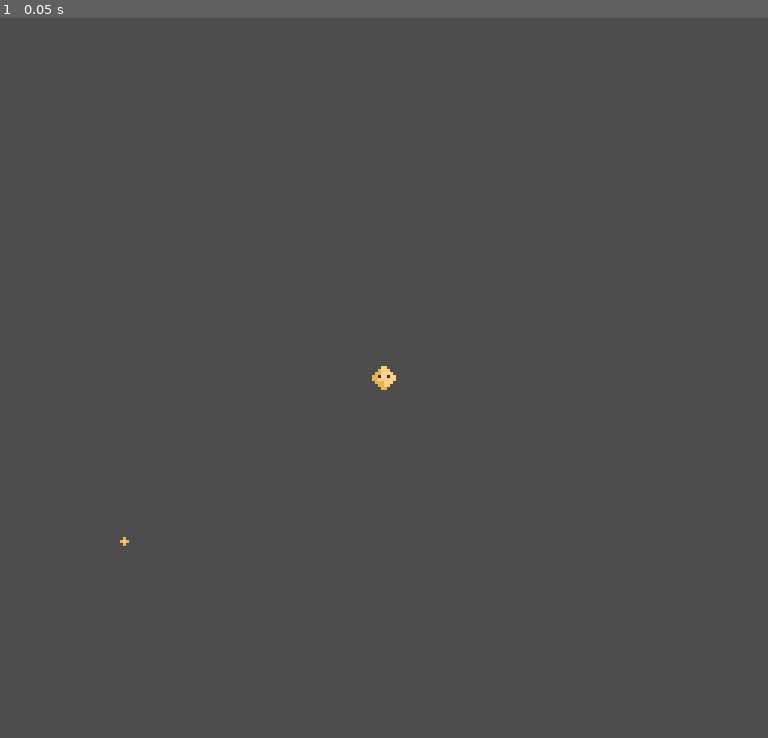
Above: before the commit, frame 1.
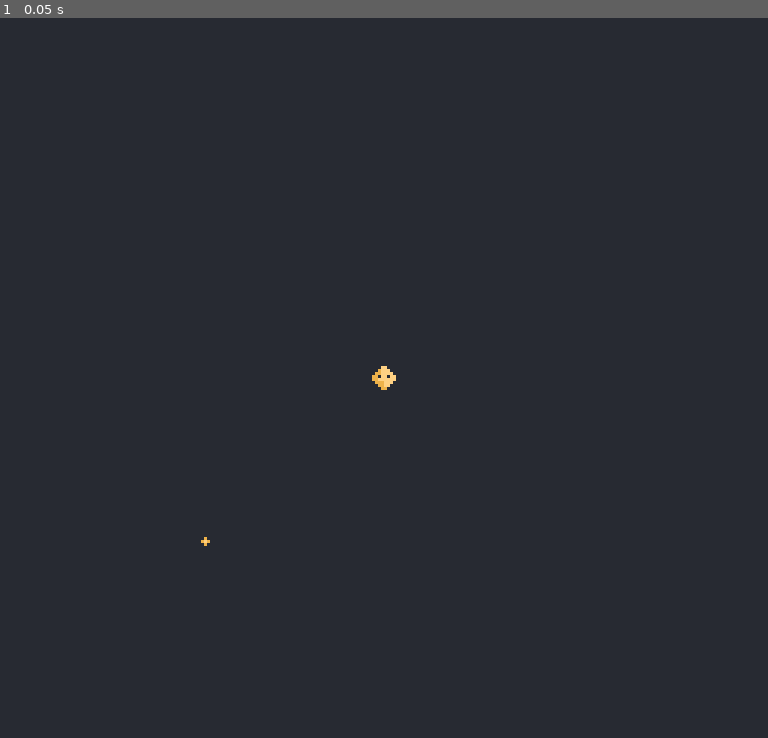
Above: after the commit, the same moment.

Repository: sym-z/melon-jam-24
Game: Godot game, scene res://scenes/main_menu.tscn
Two runs of this game, one before a commit and one after it. Both use one fixed random seed, a clock stepped at 60 frames per second and the inputs below.
Inputs:
- Up to frame 1 (0.05 s): no input

The runs differ from the first frame. In frame 1, 100% of the frame differs, in the area x 0-100%, y 0-100%.

Commit message:
end of day 1

Diff:
--- a/melon-jam/scenes/mass.tscn
+++ b/melon-jam/scenes/mass.tscn
@@ -7,6 +7,8 @@
 [ext_resource type="Texture2D" uid="uid://dwmqawwhmpeeq" path="res://sprites/pluto.png" id="5_rindv"]
 [ext_resource type="Texture2D" uid="uid://vvo4f48xjpnq" path="res://sprites/mercury.png" id="6_jtapb"]
 [ext_resource type="Texture2D" uid="uid://cuf8yjaipa7pv" path="res://sprites/mars.png" id="7_pnpt6"]
+[ext_resource type="Texture2D" uid="uid://clhd8qrow2py7" path="res://sprites/venus.png" id="8_1lykk"]
+[ext_resource type="Texture2D" uid="uid://curwqoyyp2mlo" path="res://sprites/earth.png" id="9_u74dr"]
 
 [sub_resource type="SpriteFrames" id="SpriteFrames_i6hfm"]
 animations = [{
@@ -28,6 +30,12 @@
 }, {
 "duration": 1.0,
 "texture": ExtResource("7_pnpt6")
+}, {
+"duration": 1.0,
+"texture": ExtResource("8_1lykk")
+}, {
+"duration": 1.0,
+"texture": ExtResource("9_u74dr")
 }],
 "loop": false,
 "name": &"default",
--- a/melon-jam/scenes/player.tscn
+++ b/melon-jam/scenes/player.tscn
@@ -7,6 +7,8 @@
 [ext_resource type="Texture2D" uid="uid://dwmqawwhmpeeq" path="res://sprites/pluto.png" id="5_hwauj"]
 [ext_resource type="Texture2D" uid="uid://vvo4f48xjpnq" path="res://sprites/mercury.png" id="6_euky4"]
 [ext_resource type="Texture2D" uid="uid://cuf8yjaipa7pv" path="res://sprites/mars.png" id="7_wj7y4"]
+[ext_resource type="Texture2D" uid="uid://clhd8qrow2py7" path="res://sprites/venus.png" id="8_ucxr8"]
+[ext_resource type="Texture2D" uid="uid://curwqoyyp2mlo" path="res://sprites/earth.png" id="9_qsx56"]
 
 [sub_resource type="SpriteFrames" id="SpriteFrames_aqjtg"]
 animations = [{
@@ -28,6 +30,12 @@
 }, {
 "duration": 1.0,
 "texture": ExtResource("7_wj7y4")
+}, {
+"duration": 1.0,
+"texture": ExtResource("8_ucxr8")
+}, {
+"duration": 1.0,
+"texture": ExtResource("9_qsx56")
 }],
 "loop": false,
 "name": &"default",
--- a/melon-jam/scenes/typing.tscn
+++ b/melon-jam/scenes/typing.tscn
@@ -1,21 +1,22 @@
-[gd_scene load_steps=9 format=3 uid="uid://d26xtoi1mi5r7"]
+[gd_scene load_steps=10 format=3 uid="uid://d26xtoi1mi5r7"]
 
 [ext_resource type="Script" path="res://scripts/typing.gd" id="1_7fg4x"]
 [ext_resource type="Texture2D" uid="uid://cjq0xo3lvoaoy" path="res://sprites/player.png" id="2_dlvbi"]
 [ext_resource type="Texture2D" uid="uid://bcwpaye4dm5xk" path="res://sprites/letter.png" id="3_gg5f7"]
+[ext_resource type="Texture2D" uid="uid://d2iqj3jd6e4ao" path="res://sprites/temp-bg.png" id="4_45qje"]
 [ext_resource type="PackedScene" uid="uid://do4ad7d6xmg37" path="res://scenes/player.tscn" id="4_mwn3l"]
 
 [sub_resource type="RectangleShape2D" id="RectangleShape2D_yfhig"]
-size = Vector2(65, 122)
+size = Vector2(50, 122)
 
 [sub_resource type="RectangleShape2D" id="RectangleShape2D_mopq7"]
-size = Vector2(228, 42)
+size = Vector2(188, 42)
 
 [sub_resource type="RectangleShape2D" id="RectangleShape2D_u46e7"]
-size = Vector2(68, 118)
+size = Vector2(48, 118)
 
 [sub_resource type="RectangleShape2D" id="RectangleShape2D_8ea6j"]
-size = Vector2(229, 46)
+size = Vector2(189, 46)
 
 [node name="Typing" type="Node2D" node_paths=PackedStringArray("player", "massParent", "westSpawnZone", "northSpawnZone", "eastSpawnZone", "southSpawnZone")]
 script = ExtResource("1_7fg4x")
@@ -27,15 +28,20 @@
 southSpawnZone = NodePath("South/South Spawn Zone")
 
 [node name="Temp Sprites" type="Node2D" parent="."]
-visible = false
 
 [node name="Player" type="Sprite2D" parent="Temp Sprites"]
+visible = false
 position = Vector2(131, 123)
 texture = ExtResource("2_dlvbi")
 
 [node name="Letter" type="Sprite2D" parent="Temp Sprites"]
+visible = false
 position = Vector2(205, 60)
 texture = ExtResource("3_gg5f7")
+
+[node name="Background" type="Sprite2D" parent="Temp Sprites"]
+texture = ExtResource("4_45qje")
+centered = false
 
 [node name="Mass Parent" type="Node2D" parent="."]
 
@@ -45,23 +51,23 @@
 [node name="West" type="Area2D" parent="."]
 
 [node name="West Spawn Zone" type="CollisionShape2D" parent="West"]
-position = Vector2(49.5, 116)
+position = Vector2(57, 116)
 shape = SubResource("RectangleShape2D_yfhig")
 
 [node name="North" type="Area2D" parent="."]
 
 [node name="North Spawn Zone" type="CollisionShape2D" parent="North"]
-position = Vector2(130, 29)
+position = Vector2(126, 29)
 shape = SubResource("RectangleShape2D_mopq7")
 
 [node name="East" type="Area2D" parent="."]
 
 [node name="East Spawn Zone" type="CollisionShape2D" parent="East"]
-position = Vector2(206, 115)
+position = Vector2(196, 115)
 shape = SubResource("RectangleShape2D_u46e7")
 
 [node name="South" type="Area2D" parent="."]
 
 [node name="South Spawn Zone" type="CollisionShape2D" parent="South"]
-position = Vector2(128.5, 208)
+position = Vector2(125.5, 208)
 shape = SubResource("RectangleShape2D_8ea6j")
--- a/melon-jam/scripts/typing.gd
+++ b/melon-jam/scripts/typing.gd
@@ -23,6 +23,9 @@
 
 var wordsPerGrow : int = 3
 var wordNum : int = 0
+
+
+
 func _ready() -> void:
 	WordBank.loadFromFile(WordBank.textFile)
 	currentSpawn = westSpawnZone
@@ -78,19 +81,33 @@
 	# Choose a random word from that list
 	var index = randi_range(0,wordSet.size()-1)
 	return wordSet[index]
+func removeMass():
+	massParent.remove_child(massParent.get_child(0))
+	# TODO TEST WORKAROUND TO CALLBACK
+	if currentLetter >= currentWord.length():
+		newWord()
+		for mass in massParent.get_children():
+			mass.sprite.frame = currLevel - 1
 
 func _input(event: InputEvent) -> void:
+
 	if event is InputEventKey and event.is_released():
 			if String.chr(event.keycode) == currentWord[currentLetter]:
 				print("CORRECT")
+				currentLetter+=1
 				if currentLetter < currentWord.length() - 1:
-					currentLetter+=1
-					massParent.remove_child(massParent.get_child(0))
+
+					#massParent.remove_child(massParent.get_child(0))
+					var tween = get_tree().create_tween()
+					tween.tween_property(massParent.get_child(0).sprite,"global_position",player.global_position,1)
+					tween.tween_callback(removeMass)
 				else:
 					print("DONE!!")
-					massParent.remove_child(massParent.get_child(0))
-					newWord()
-					for mass in massParent.get_children():
-						mass.sprite.frame = currLevel - 1
+					if(massParent.get_child_count()):
+						var tween = get_tree().create_tween()
+						tween.tween_property(massParent.get_child(0).sprite,"global_position",player.global_position,1)
+						tween.tween_callback(removeMass)
+
+
 			else:
 				print("FALSE")
Not shown: 1 places in melon-jam/scenes/mass.tscn that only renumber resources
Not shown: 1 places in melon-jam/scenes/player.tscn that only renumber resources
Not shown, added: melon-jam/sprites/earth.png.import
Binary file added: melon-jam/sprites/temp-bg.png
Not shown, added: melon-jam/sprites/temp-bg.png.import
Not shown, added: melon-jam/sprites/venus.png.import
Not shown, changed: melon-jam/text/wb.txt
